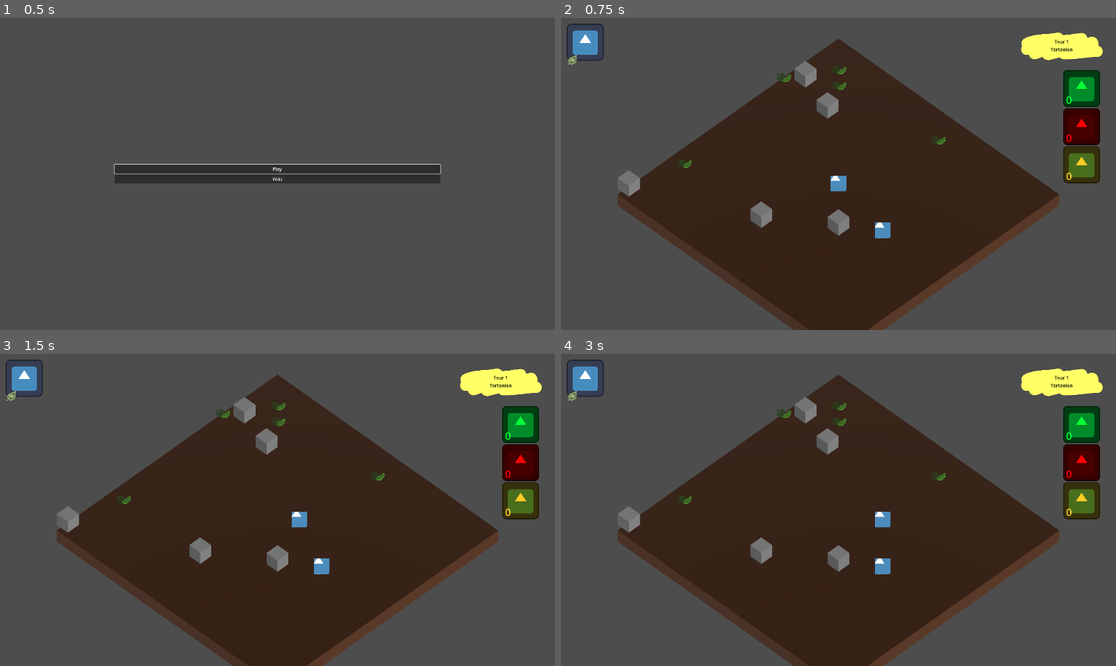
Above: before the commit, frames 1-4 (two rows, left to right).
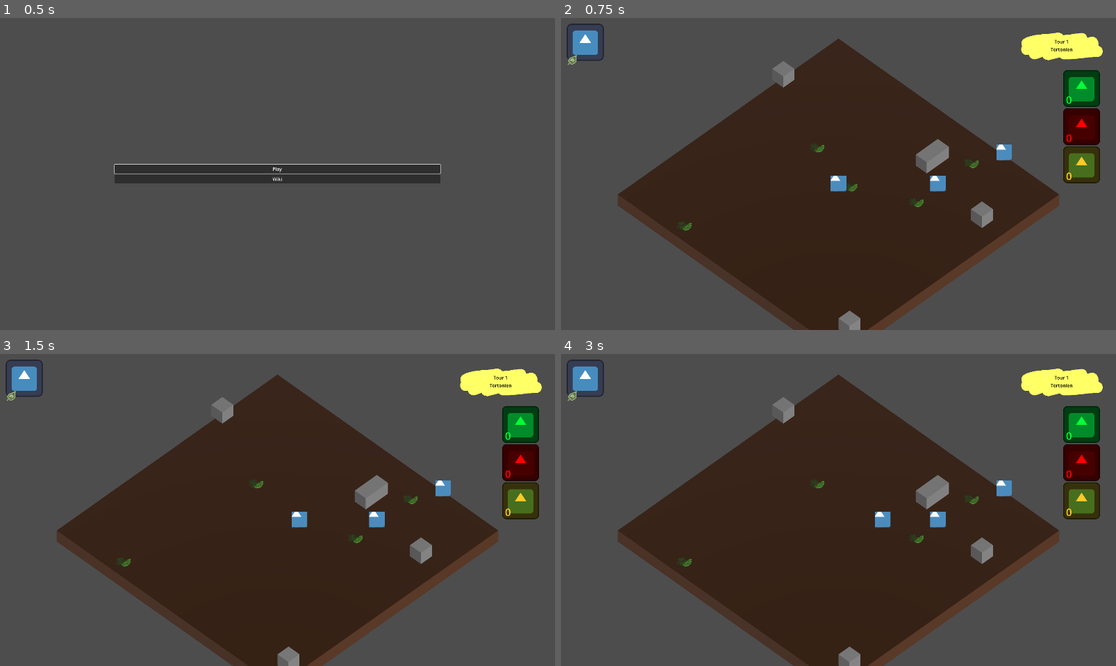
Above: after the commit, the same moments.

Repository: nialsiG/Carthage
Game: Godot game, scene res://Screens/StartScreen.tscn
The game is run twice, just before and just after one commit, with the same random seed, the same clock (stepped at 60 frames per second) and the same inputs. The engine's default icon, where the game draws it, is replaced by a stand-in: a white triangle on a blue panel in a dark square.
Inputs (mouse positions are in pixels of both pictures, inside the frame that each line leads up to):
- Up to frame 1 (0.5 s): no input
- Up to frame 2 (0.75 s): click "Play" at 0.5 s
- Up to frame 3 (1.5 s): tap Enter at 1.25 s; move the mouse to (399, 494) at 1.27 s; hold D (Right) from 1.28 s (still down); tap W (Top) at 1.35 s; click (399, 494) at 1.42 s
- Up to frame 4 (3 s): tap Space at 2 s; move the mouse to (727, 525) at 2.02 s; release D (Right) at 2.03 s; hold Down (Down) 2.03-2.78 s; tap W (Top) at 2.1, 2.85 s; click (727, 525) at 2.17 s; tap Enter at 2.75 s; move the mouse to (894, 441) at 2.77 s; hold D (Right) from 2.78 s (still down); click (894, 441) at 2.92 s

Frame 1 is identical in both runs. In frame 2, 3.0% of the frame differs, in the area x 10-82%, y 13-100%; in frame 3, 2.9%; in frame 4, 2.9%.

Commit message:
Feature: better map generation with random monkey position

Diff:
--- a/game_jam_carthage/Factories/MapGenerator.tscn
+++ b/game_jam_carthage/Factories/MapGenerator.tscn
@@ -1,6 +1,9 @@
-[gd_scene load_steps=2 format=3 uid="uid://bafqeag4kv8d6"]
+[gd_scene load_steps=3 format=3 uid="uid://bafqeag4kv8d6"]
 
 [ext_resource type="Script" path="res://Factories/map_generator.gd" id="1_phd2m"]
+[ext_resource type="PackedScene" uid="uid://dfdp81uv47oeb" path="res://Factories/MonkeyGenerator.tscn" id="2_6sujk"]
 
 [node name="MapGenerator" type="Node"]
 script = ExtResource("1_phd2m")
+
+[node name="MonkeyGenerator" parent="." instance=ExtResource("2_6sujk")]
--- a/game_jam_carthage/Factories/map_generator.gd
+++ b/game_jam_carthage/Factories/map_generator.gd
@@ -7,29 +7,65 @@
 var obstaclePS = preload("res://GameObjects/Obstacle.tscn")
 var pickablePS = preload("res://GameObjects/pickable.tscn")
 
+@onready var _monkeyGenerator : MonkeyGenerator = $MonkeyGenerator
+
 func GenerateMap(gameScreen : GameScreen, dimensions : Vector2):
 	var map = mapPS.instantiate() as Map
 	var width = int(dimensions.x)
 	var height = int(dimensions.y)
+	var takenPositions : Array[Vector2] = [Vector2(- (width / 2) + 1, - (height / 2) + 1),
+	Vector2((width / 2) + 1, - (height / 2) + 1),
+	Vector2((width / 2) + 1, (height / 2) + 1),
+	Vector2(- (width / 2) + 1, (height / 2) + 1)]
+
 	for x in width:
 		for y in height:
 			var tile = tilePS.instantiate()
 			map.AddTile(tile)
-			tile.Initialize(gameScreen, Vector2(x - (width / 2) + 1, y - (height / 2) + 1), baseMaterial)
+			var position = Vector2(x - (width / 2) + 1, y - (height / 2) + 1)
+			tile.Initialize(gameScreen, position, baseMaterial)
 			tile.position = Vector3(x + 0.5 - width / 2, 0, y + 0.5 - height / 2)
 
+	#Generate pickables
 	for i in 5:
-		var x = randi_range(-dimensions.x / 2 + 1, dimensions.x / 2)
-		var y = randi_range(-dimensions.y / 2 + 1, dimensions.y / 2)
-		print ("pickable: "+str(x)+":"+str(y))
+		var position = GenerateNonTakenPosition(takenPositions, dimensions)
 		var pickable = pickablePS.instantiate()
-		map.AddPickable(pickable, Vector2(x, y))
+		map.AddPickable(pickable, position)
 
+	#Generate obstacles
 	for i in 5:
-		var x = randi_range(-dimensions.x / 2 + 1, dimensions.x / 2)
-		var y = randi_range(-dimensions.y / 2 + 1, dimensions.y / 2)
-		print ("pickable: "+str(x)+":"+str(y))
+		var position = GenerateNonTakenPosition(takenPositions, dimensions)
 		var obstacle = obstaclePS.instantiate()
-		map.AddObstacle(obstacle, Vector2(x, y))
+		map.AddObstacle(obstacle, position)
+
+	# Generate Monkeys
+	for i in 2:
+		var position = GenerateNonTakenPosition(takenPositions, dimensions)
+		var monkey = _monkeyGenerator.GenerateMonkey()
+		map.AddStray(monkey, position)
+
+	# Generate Predators
+	for i in 0:
+		var position = GenerateNonTakenPosition(takenPositions, dimensions)
+		var obstacle = obstaclePS.instantiate()
+		map.AddObstacle(obstacle, position)
 
 	return map
+
+func GenerateNonTakenPosition(takenPositions : Array[Vector2], dimensions : Vector2) -> Vector2:
+	var x = randi_range(-dimensions.x / 2 + 1, dimensions.x / 2)
+	var y = randi_range(-dimensions.y / 2 + 1, dimensions.y / 2)
+
+	while(CheckAlreadyOccupied(takenPositions, x, y)):
+		x = randi_range(-dimensions.x / 2 + 1, dimensions.x / 2)
+		y = randi_range(-dimensions.y / 2 + 1, dimensions.y / 2)
+
+	var position = Vector2(x, y)
+	takenPositions.append(position)
+	return position
+
+func CheckAlreadyOccupied(takenPositions : Array[Vector2], x : int, y : int) -> bool:
+	for pos in takenPositions:
+		if pos.x == x && pos.y == y:
+			return true
+	return false
--- a/game_jam_carthage/Factories/monkey_generator.gd
+++ b/game_jam_carthage/Factories/monkey_generator.gd
@@ -8,7 +8,7 @@
 	randomize()
 
 func GenerateMonkey(can_eat_n_things: int = 1,
-					locomotion_type: enums.LocomotionType = enums.LocomotionType.TERRESTRIAL):
+					locomotion_type: enums.LocomotionType = enums.LocomotionType.TERRESTRIAL) -> Monkey:
 	var monkey = monkeysPS.instantiate() as Monkey
 	# set things that it can eat
 	while monkey._diet.size() < can_eat_n_things:
@@ -19,3 +19,9 @@
 	monkey._locomotion = locomotion_type
 
 	return monkey
+
+func GenerateStarterMonkey() -> Monkey:
+	var monkey = monkeysPS.instantiate() as Monkey
+	monkey._diet.append(enums.PickableType.LEAF)
+	monkey._locomotion = enums.LocomotionType.TERRESTRIAL
+	return monkey
--- a/game_jam_carthage/GameObjects/Animals/monkey.gd
+++ b/game_jam_carthage/GameObjects/Animals/monkey.gd
@@ -4,7 +4,6 @@
 var _isLeader : bool = false
 var _isStray : bool = true
 var _waitingForTurnCompletion : bool
-
 var _patterns : Array[Vector2] = [Vector2(0,1), Vector2(1,0)]
 
 @onready var _diet: Array[enums.PickableType]
@@ -64,6 +63,8 @@
 		var closestTile = _tile
 		var currentDistanceToLeader = (leader.GetTilePosition() - _tile.GetTile()).length()
 		for tile in tiles:
+			if(!leader.CanMoveThrough(tile.GetObstructionType())):
+				pass
 			var distance = (leader.GetTilePosition() - tile.GetTile()).length()
 			if (distance <= currentDistanceToLeader && distance > 0):
 				closestTile = tile
@@ -76,11 +77,11 @@
 
 func CheckMonkeyClose(tiles : Array[MapTile]):
 	for tile in tiles:
-			var items = tile.GetMapItems()
-			for item in items:
-				if (item is Monkey):
-					JoinGroup()
-					return
+		var items = tile.GetMapItems()
+		for item in items:
+			if (item is Monkey):
+				JoinGroup()
+				return
 
 func InteractWithItem(mapItems : Array[MapItem]):
 	for item in mapItems:
--- a/game_jam_carthage/GameObjects/Ground/Map.tscn
+++ b/game_jam_carthage/GameObjects/Ground/Map.tscn
@@ -10,3 +10,7 @@
 [node name="Obstacles" type="Node3D" parent="."]
 
 [node name="Pickables" type="Node3D" parent="."]
+
+[node name="Strays" type="Node3D" parent="."]
+
+[node name="Predators" type="Node3D" parent="."]
--- a/game_jam_carthage/GameObjects/Ground/map.gd
+++ b/game_jam_carthage/GameObjects/Ground/map.gd
@@ -4,10 +4,14 @@
 var _tiles : Array[MapTile] = []
 var _pickables : Array[Pickable] = []
 var _obstacles : Array[Obstacle] = []
+var _strays : Array[Monkey] = []
+var _predators : Array[Node3D] = []
 
 @onready var _tilesNode : Node3D = $Tiles
 @onready var _obstaclesNode : Node3D = $Obstacles
 @onready var _pickablesNode : Node3D = $Pickables
+@onready var _strayNode : Node3D = $Strays
+@onready var _predatorNode : Node3D = $Predators
 
 func _ready():
 	for tile in _tiles:
@@ -19,6 +23,12 @@
 	for obstacle in _obstacles:
 		_obstaclesNode.add_child(obstacle)
 
+	for stray in _strays:
+		_strayNode.add_child(stray)
+
+	#for predator in _predators:
+	#	_predatorNode.add_child(predator)
+
 func AddTile(tile : MapTile):
 	_tiles.append(tile)
 
@@ -27,6 +37,15 @@
 	pickable.position = Vector3(position.x - 0.5, 0, position.y - 0.5)
 	pickable.SetTile(GetTile(position.x, position.y))
 
+func AddStray(stray : Monkey, position : Vector2):
+	_strays.append(stray)
+	stray.position = Vector3(position.x - 0.5, 0, position.y - 0.5)
+	stray.SetTile(GetTile(position.x, position.y))
+
+func AddPredator(predator : Node3D, position : Vector2):
+	_predators.append(predator)
+	predator.position = Vector3(position.x - 0.5, 0, position.y - 0.5)
+	predator.SetTile(GetTile(position.x, position.y))
 
 func AddObstacle(obstacle : Obstacle, position : Vector2):
 	_obstacles.append(obstacle)
@@ -45,5 +64,8 @@
 func GetTilefromVec(position : Vector2):
 	return GetTile(position.x, position.y)
 
-func GetPickables():
+func GetPickables() -> Array[Pickable]:
 	return _pickables
+
+func GetStrays() -> Array[Monkey]:
+	return _strays
--- a/game_jam_carthage/Screens/GameScreen.tscn
+++ b/game_jam_carthage/Screens/GameScreen.tscn
@@ -1,8 +1,7 @@
-[gd_scene load_steps=6 format=3 uid="uid://byh8df8f8ldkr"]
+[gd_scene load_steps=5 format=3 uid="uid://byh8df8f8ldkr"]
 
 [ext_resource type="Script" path="res://Screens/game_screen.gd" id="1_tt61r"]
 [ext_resource type="PackedScene" uid="uid://bafqeag4kv8d6" path="res://Factories/MapGenerator.tscn" id="2_30ayw"]
-[ext_resource type="PackedScene" uid="uid://doqvcxpkdv1ak" path="res://GameObjects/Animals/Monkey.tscn" id="2_meuxl"]
 [ext_resource type="PackedScene" uid="uid://c8xjk17esatqc" path="res://GameObjects/UI/game_ui.tscn" id="5_1kh2c"]
 [ext_resource type="PackedScene" uid="uid://dm2yginkiotj" path="res://GameObjects/night.tscn" id="5_3fwpr"]
 
@@ -14,12 +13,6 @@
 [node name="Ground" type="Node3D" parent="."]
 
 [node name="Elements" type="Node3D" parent="."]
-
-[node name="Monkey" parent="Elements" instance=ExtResource("2_meuxl")]
-transform = Transform3D(1, 0, 0, 0, 1, 0, 0, 0, 1, -9, 0, -9)
-
-[node name="Monkey2" parent="Elements" instance=ExtResource("2_meuxl")]
-transform = Transform3D(1, 0, 0, 0, 1, 0, 0, 0, 1, 5, 0, 1)
 
 [node name="Camera3D" type="Camera3D" parent="."]
 transform = Transform3D(0.707107, -0.5, 0.5, 0, 0.707107, 0.707107, -0.707107, -0.5, 0.5, 10, 15, 10)
--- a/game_jam_carthage/Screens/game_screen.gd
+++ b/game_jam_carthage/Screens/game_screen.gd
@@ -12,11 +12,13 @@
 
 var _waitingForReactions : bool = false
 var waitDurationBetweenActions : float = 0 # 0.3
+var entryPoint : Vector3 = Vector3.ZERO
 
 #var _tiles : Array[TileMap] = []
 var _map : Map
 var monkeys : Array[Monkey] = []
 var _strayMonkeys : Array[Monkey] = []
+var _monkeysWaitingForEntry : Array[Monkey] = []
 var leader : Monkey
 var _focusTile : MapTile
 var turn : int = 1
@@ -30,31 +32,17 @@
 var leader_start_position: Vector3
 
 func _ready():
+	ColobsManager.InitializeGame()
+	monkeys = ColobsManager.PullMonkeys()
 	makeNewMap()
 
-	for element in elements.get_children():
-		if (element is Monkey):
-			var tile = _map.GetTilefromVec(Vector2(element.position.x, element.position.z))
-			if (leader == null):
-				element.SetLeader()
-
-			element.SetTile(tile)
-			if(element.IsLeader() && leader == null):
-				leader = element
-				leader.position = leader_start_position
-				leader.SetTile(_map.GetTilefromVec(ConvertPositionToTile(leader.position)))
-
-			if (!element.IsStray()):
-				element.GrabLeaderShip.connect(OnGrabLeaderShip)
-				monkeys.append(element)
-			else:
-				_strayMonkeys.append(element)
-				element.JoinedGroup.connect(OnMonkeyJoinGroup)
-
-
-	if (leader == null):
-		leader = monkeys[0]
-		leader.SetLeader()
+	for monkey in monkeys:
+		if monkey.IsLeader():
+			leader = monkey
+		elements.add_child(monkey)
+
+	leader.SetTile(_map.GetTilefromVec(ConvertPositionToTile(leader.position)))
+
 
 	# Initial update UI
 	_gameUi.UpdateMonkeyFaces(monkeys)
@@ -64,7 +52,6 @@
 	_nightscreen.connect("night_time", OnNightStart)
 
 
-
 func _process(delta):
 	if(_waitingForReactions):
 		return
@@ -131,7 +118,6 @@
 	if (!leader.CanMoveThrough(obstructionType)):
 		isValid = false
 
-	#Check tile available for move (occupied or collision)
 	if (_focusTile != null):
 		_focusTile.ReleaseFocus()
 
@@ -147,9 +133,7 @@
 		return
 
 	if (event is InputEventMouseButton && event.button_index == MOUSE_BUTTON_RIGHT):
-		print("Right click")
 		var positionDiff = _focusTile.GetTile() - leader.GetTilePosition()
-		print("Diff position: "+str(positionDiff))
 		if (positionDiff.length() <= 1):
 			Move(leader, Vector3(positionDiff.x, 0, positionDiff.y))
 
@@ -175,12 +159,16 @@
 				makeNewMap()
 				_set_leader_position()
 				for monkey in monkeys:
-					var newMonkeyTile = _map.GetTilefromVec(Vector2(monkey.position.x, monkey.position.z))
-					monkey.SetTile(newMonkeyTile)
-
-				for monkey in _strayMonkeys:
-					monkey.queue_free()
-				_strayMonkeys.clear()
+					if (!monkey.IsLeader()):
+						_monkeysWaitingForEntry.append(monkey)
+					else:
+						var newMonkeyTile = _map.GetTilefromVec(Vector2(monkey.position.x, monkey.position.y))
+						monkey.SetTile(newMonkeyTile)
+
+
+				ColobsManager.PushMonkeys(monkeys)
+				monkeys.clear()
+				monkeys.append(leader)
 
 				return
 		turn += 1
@@ -226,6 +214,11 @@
 
 	for pickable in _map.GetPickables():
 		pickable.picked_consumable.connect(OnPickedConsumable)
+
+	_strayMonkeys.clear()
+	_strayMonkeys.append_array(_map.GetStrays())
+	for monkey in _strayMonkeys:
+		monkey.JoinedGroup.connect(OnMonkeyJoinGroup)
 
 
 func _set_leader_position():
@@ -241,6 +234,7 @@
 		_:
 			leader.position = Vector3(0, 0, 0)
 
+
 func ConvertPositionToTile(tilePosition : Vector3) -> Vector2:
 	var x = 0
 	var z = 0
@@ -267,10 +261,14 @@
 	for pattern in monkey._patterns:
 		var directPosition = monkey.GetTilePosition() + pattern
 		if (IsInMap(directPosition)):
-			tiles.append(_map.GetTilefromVec(directPosition))
+			var tile = _map.GetTilefromVec(directPosition)
+			if (tile != null):
+				tiles.append(tile)
 		var opposite = monkey.GetTilePosition() - pattern
 		if (IsInMap(opposite)):
-			tiles.append(_map.GetTilefromVec(opposite))
+			var tile = _map.GetTilefromVec(opposite)
+			if( tile != null):
+				tiles.append(_map.GetTilefromVec(opposite))
 
 	return tiles
 
--- a/game_jam_carthage/Singletons/ColobsManager.tscn
+++ b/game_jam_carthage/Singletons/ColobsManager.tscn
@@ -1,9 +1,12 @@
-[gd_scene load_steps=3 format=3 uid="uid://evecbpe8bk2j"]
+[gd_scene load_steps=4 format=3 uid="uid://evecbpe8bk2j"]
 
 [ext_resource type="Script" path="res://Singletons/colobs_manager.gd" id="1_a5d3w"]
 [ext_resource type="PackedScene" uid="uid://bxq1uqnnlhcfr" path="res://GameObjects/inventory.tscn" id="2_n82ec"]
+[ext_resource type="PackedScene" uid="uid://dfdp81uv47oeb" path="res://Factories/MonkeyGenerator.tscn" id="3_y614c"]
 
 [node name="BandManager" type="Node"]
 script = ExtResource("1_a5d3w")
 
 [node name="Inventory" parent="." instance=ExtResource("2_n82ec")]
+
+[node name="MonkeyGenerator" parent="." instance=ExtResource("3_y614c")]
--- a/game_jam_carthage/Singletons/colobs_manager.gd
+++ b/game_jam_carthage/Singletons/colobs_manager.gd
@@ -2,11 +2,19 @@
 class_name BandManager
 
 var _band : Array[Monkey] = []
+
 const enums = preload("res://Singletons/enums.gd")
 @onready var _inventory: Inventory = $Inventory
+@onready var _monkeyGenerator: MonkeyGenerator = $MonkeyGenerator
 
 func _ready():
 	pass
+
+func InitializeGame():
+	_band = []
+	var monkey = _monkeyGenerator.GenerateStarterMonkey()
+	monkey.SetLeader()
+	_band.append(monkey)
 
 func PushMonkeys(monkeys : Array[Monkey]):
 	_band = monkeys
--- a/game_jam_carthage/project.godot
+++ b/game_jam_carthage/project.godot
@@ -24,6 +24,10 @@
 
 window/size/viewport_width=1920
 window/size/viewport_height=1080
+
+[dotnet]
+
+project/assembly_name="Game_Jam_Carthage"
 
 [input]
 
Not shown: 1 places in game_jam_carthage/Factories/MonkeyGenerator.tscn that only renumber resources
Not shown: 1 places in game_jam_carthage/GameObjects/UI/game_ui.tscn that only renumber resources
